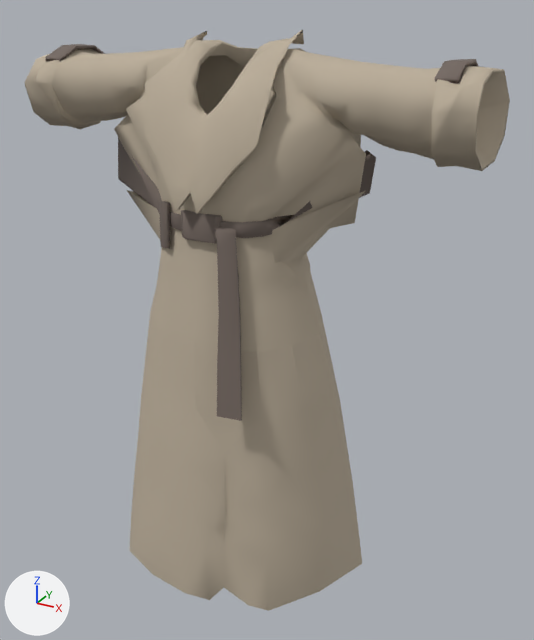
The glTF model output/cardigan-controller/clothing-0920b/belt-coat-only.glb as it was, and as the next commit left it.
One viewpoint serves both versions: a 50 mm lens placed at (2.14, -3.56, 3.6), pointed at (0.16, 0.04, 1.8). Lighting does not change. The marker at lower left points along +X, +Y and +Z. The picture after the commit comes second. Where no turn or scale is listed for an object, it has been applied to the vertices.

The first picture shows 'Apparel_belt-coat_0', 'Apparel_belt-coat_1'.
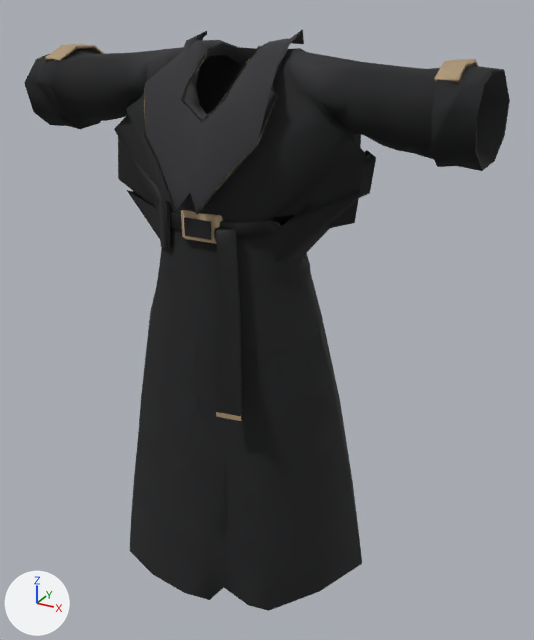
Pixel boxes (x1, y1, x2, y2) of what changed, in the pictures (534 x 640 px):
'Apparel_belt-coat_0', recoloured (beige to black)
    both: (24, 29, 510, 611)
'Apparel_belt-coat_1', recoloured
    both: (45, 44, 478, 421)
'Apparel_belt-coat_color-fine-piping', added
    after: (144, 46, 278, 421)
'Apparel_belt-coat_color-buckle-inset', added (black)
    after: (184, 217, 211, 240)

What changed in the scene script:
```text
Add mat_black_belt_and_antique_gold_hardware:
    mat_black_belt_and_antique_gold_hardware = bpy.data.materials.new('Black belt and antique-gold hardware')
    mat_black_belt_and_antique_gold_hardware.use_nodes = True; mat_black_belt_and_antique_gold_hardware.node_tree.nodes.clear()
    _N = mat_black_belt_and_antique_gold_hardware.node_tree.nodes; _L = mat_black_belt_and_antique_gold_hardware.node_tree.links
    n0 = _N.new('ShaderNodeBsdfPrincipled'); n0.name = 'Principled BSDF'
    n0.inputs[1].default_value = 0.22  # 'Metallic'
    n0.inputs[2].default_value = 0.64  # 'Roughness'
    n1 = _N.new('ShaderNodeOutputMaterial'); n1.name = 'Material Output'
    n2 = _N.new('ShaderNodeVertexColor'); n2.name = 'Color Attribute'
    _L.new(n0.outputs[0], n1.inputs[0])  # 'BSDF' to 'Surface'
    _L.new(n2.outputs[0], n0.inputs[0])  # 'Color' to 'Base Color'
Add mat_charcoal_coat_with_slightly_lighter_lapels:
    mat_charcoal_coat_with_slightly_lighter_lapels = bpy.data.materials.new('Charcoal coat with slightly lighter lapels')
    mat_charcoal_coat_with_slightly_lighter_lapels.use_nodes = True; mat_charcoal_coat_with_slightly_lighter_lapels.node_tree.nodes.clear()
    _N = mat_charcoal_coat_with_slightly_lighter_lapels.node_tree.nodes; _L = mat_charcoal_coat_with_slightly_lighter_lapels.node_tree.links
    n0 = _N.new('ShaderNodeBsdfPrincipled'); n0.name = 'Principled BSDF'
    n0.inputs[2].default_value = 0.91  # 'Roughness'
    n1 = _N.new('ShaderNodeOutputMaterial'); n1.name = 'Material Output'
    n2 = _N.new('ShaderNodeVertexColor'); n2.name = 'Color Attribute'
    _L.new(n0.outputs[0], n1.inputs[0])  # 'BSDF' to 'Surface'
    _L.new(n2.outputs[0], n0.inputs[0])  # 'Color' to 'Base Color'
Change me_mesh_0:
    where me_mesh_0.from_pydata(...)  # 1101 vertices, 2176 faces; spans x -1.37..1.37, y -0.7..0.63, z 0.2..3.44
    remove me_mesh_0.materials.append(mat_material_0)  # beige #bbae9a
    add me_mesh_0.materials.append(mat_charcoal_coat_with_slightly_lighter_lapels)
Change me_mesh_1:
    where me_mesh_1.from_pydata(...)  # 157 vertices, 265 faces; spans x -1.23..1.23, y -0.65..0.3, z 1.5..3.33
    remove me_mesh_1.materials.append(mat_material_1)  # brown #72665f
    me_mesh_1 part 1: vertex colours changed
    add me_mesh_1.materials.append(mat_black_belt_and_antique_gold_hardware)
Add me_mesh_3:
    me_mesh_3.from_pydata([(-0.071, -0.447, 2.431), (0.097, -0.447, 2.431), (0.097, -0.447, 2.531), (-0.071, -0.447, 2.531)], [], [(0, 1, 2), (0, 2, 3)])
    me_mesh_3.materials.append(mat_material_3)  # black #101113
Add ob_apparel_belt_coat_color_buckle_inset:
    ob_apparel_belt_coat_color_buckle_inset = bpy.data.objects.new('Apparel_belt-coat_color-buckle-inset', me_mesh_3)
    ob_apparel_belt_coat_color_buckle_inset.location = (0.0, 0.0, 0.0)
Add ob_apparel_belt_coat_color_fine_piping:
    ob_apparel_belt_coat_color_fine_piping = bpy.data.objects.new('Apparel_belt-coat_color-fine-piping', me_mesh_2)  # 80 vertices, 130 faces; spans x -0.4..0.4, y -0.65..-0.03, z 1.51..3.37; in mat_antique_gold_collar_piping (beige #b19a78)
    ob_apparel_belt_coat_color_fine_piping.location = (0.0, 0.0, 0.0)
```
